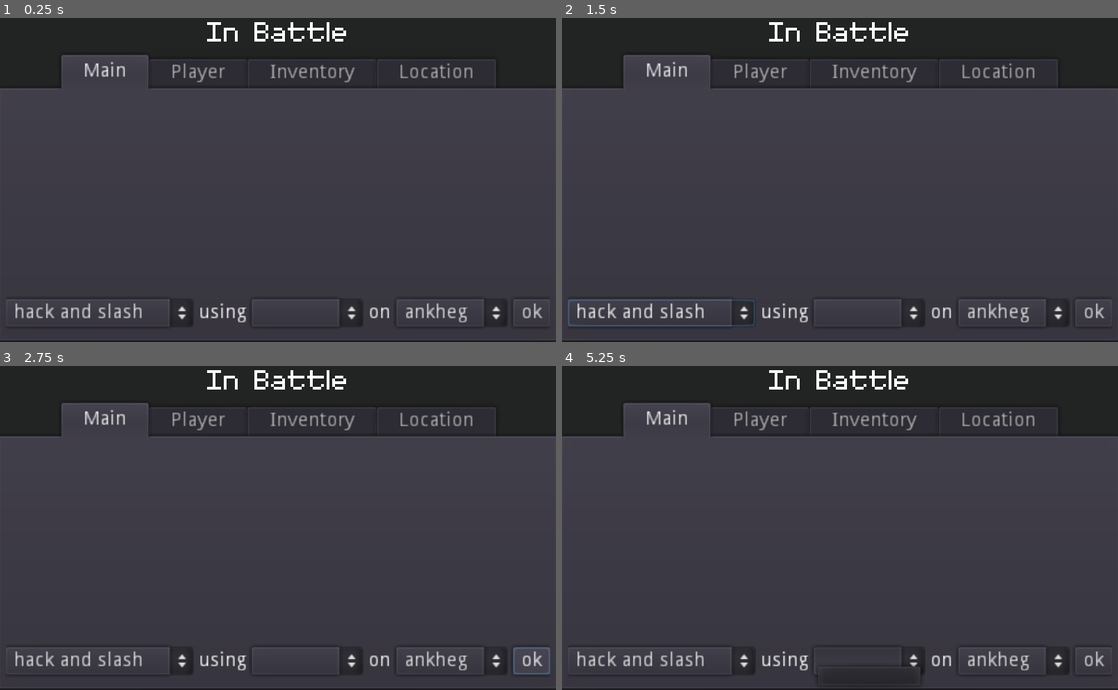
Above: before the commit, frames 1-4 (two rows, left to right).
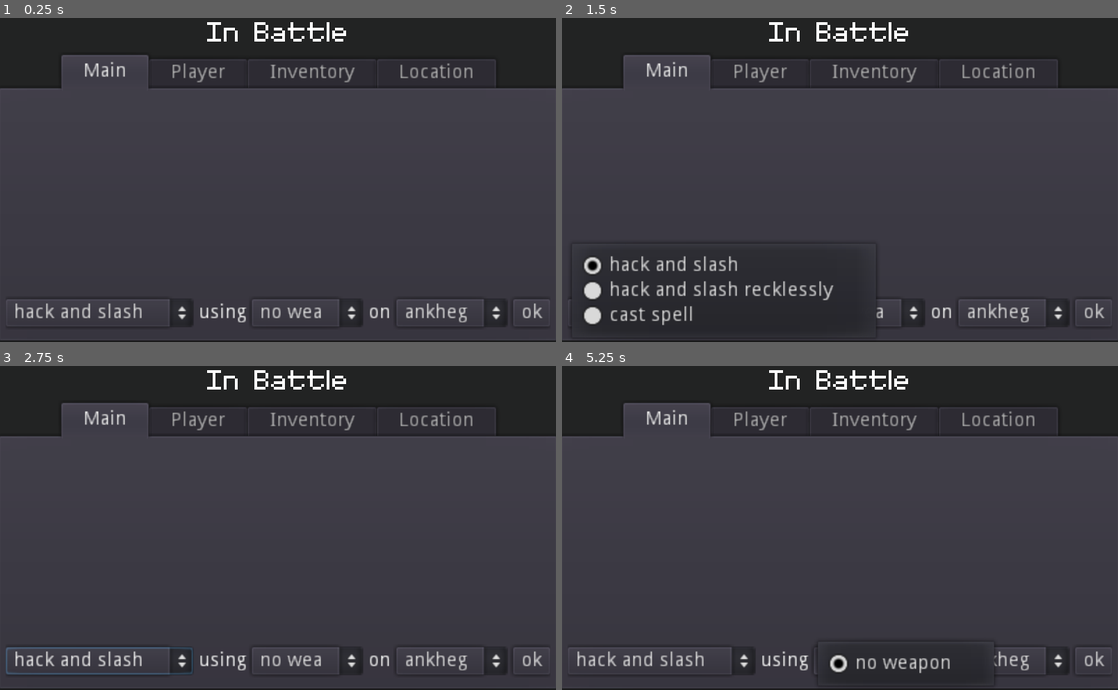
Above: after the commit, the same moments.

Repository: dyerjos/Secret-Santa-2021
Game: Godot game, scene res://Gameplay.tscn
The game is run twice, just before and just after one commit, with the same random seed, the same clock (stepped at 60 frames per second) and the same inputs. This scene is started directly instead of the project's main scene.
Inputs (mouse positions are in pixels of both pictures, inside the frame that each line leads up to):
- Up to frame 1 (0.25 s): no input
- Up to frame 2 (1.5 s): click "hack and slash" at 0.5 s; click (867, 312) at 1.25 s
- Up to frame 3 (2.75 s): click "ok" at 2 s
- Up to frame 4 (5.25 s): click "ok" at 2.75 s; click "ankheg 1 [Enemy]" at 3.5 s; click "hack and slash" at 4.25 s; click (867, 660) at 5 s

The runs differ from the first frame. In frame 1, 0.2% of the frame differs, in the area x 47-58%, y 89-93%; in frame 2, 3.5%, in the area x 1-58%, y 73-96%; in frame 3, 0.6%; in frame 4, 0.7%.
Error before the commit: Invalid get index '0' (on base: 'Array'). (res://Gameplay.gd:100)
Error after the commit: Invalid operands 'String' and 'int' in operator '>='. (res://global/Utilities.gd:43)

Commit message:
no weapon and reckless attack

Diff:
--- a/Gameplay.gd
+++ b/Gameplay.gd
@@ -88,6 +88,15 @@
 				if item.has("is_weapon") and item["is_weapon"] == true and item.has("range_tags") and (item["range_tags"].has("close") == true or item["range_tags"].has("hand") == true):
 					availabile_weapons.append(item)
 					weapon_options.add_item(item["name"])
+			availabile_weapons.append(Items.no_weapon)
+			weapon_options.add_item(Items.no_weapon["name"])
+		"hack and slash recklessly":
+			for item in CharacterSheet.player_inventory:
+				if item.has("is_weapon") and item["is_weapon"] == true and item.has("range_tags") and (item["range_tags"].has("close") == true or item["range_tags"].has("hand") == true):
+					availabile_weapons.append(item)
+					weapon_options.add_item(item["name"])
+			availabile_weapons.append(Items.no_weapon)
+			weapon_options.add_item(Items.no_weapon["name"])
 		"cast spell":
 			print("poplulating weapon options")
 			for spell in CharacterSheet.prepared_spells:
@@ -161,6 +170,11 @@
 		"hack and slash":
 			# targets, reckless=false, player_weapon_used=null
 			var reckless = false
+			assert(selected_targets != null)
+			selected_move["execute"].call_func(selected_targets, reckless, selected_weapon)
+		"hack and slash recklessly":
+			# targets, reckless=true, player_weapon_used=null
+			var reckless = true
 			assert(selected_targets != null)
 			selected_move["execute"].call_func(selected_targets, reckless, selected_weapon)
 		"volley":
@@ -275,6 +289,8 @@
 		# ----common----
 		"hack and slash":
 			using_weapon_against_target_setter(true, true, true, true)
+		"hack and slash recklessly":
+			using_weapon_against_target_setter(true, true, true, true)
 		"volley":
 			using_weapon_against_target_setter(true, true, true, true)
 		"defy danger":
@@ -344,6 +360,8 @@
 			selected_weapon = CharacterSheet.player_inventory[index]
 		"hack and slash":
 			selected_weapon = CharacterSheet.player_inventory[index]
+		"hack and slash recklessly":
+			selected_weapon = CharacterSheet.player_inventory[index]
 		"cast spell":
 			print("number of prepared_spells: %s" % CharacterSheet.prepared_spells.size())
 			selected_weapon = CharacterSheet.prepared_spells[index]
--- a/global/Items.gd
+++ b/global/Items.gd
@@ -2,6 +2,17 @@
 
 
 #TODO: add attack_tags, range_tags, is_magical, general_tags, armor_tags, needs_reloaded, is_weapon
+
+var no_weapon = {
+	"name" : "no weapon",
+	"weapon_tags": [],
+	"range_tags": ["close", "hand"],
+	"is_weapon": true,
+	"tags" : [],
+	"coin" : 0,
+	"weight": 0,
+}
+
 var spellbook = {
 	"name" : "spellbook",
 	"tags" : [],
--- a/global/Moves.gd
+++ b/global/Moves.gd
@@ -42,6 +42,12 @@
 	"name" : "hack and slash",
 	"type" : "basic",
 	"description" : "When you attack an enemy in melee",
+	"execute" : funcref(self, "hack_and_slash_fn")
+}
+var hack_and_slash_recklessly = {
+	"name" : "hack and slash recklessly",
+	"type" : "basic",
+	"description" : "When you recklessly attack an enemy in melee",
 	"execute" : funcref(self, "hack_and_slash_fn")
 }
 
@@ -601,6 +607,7 @@
 #* Comment out a move to hide from player:
 var common_moves = [
 	hack_and_slash,
+	hack_and_slash_recklessly,
 	# volley, #TODO: implement later
 	# defy_danger, #TODO: implement later
 	# defend, #TODO: implement later
@@ -660,6 +667,8 @@
 		match move["name"]:
 			# ----common----
 			"hack and slash":
+				valid_moves.append(move)
+			"hack and slash recklessly":
 				valid_moves.append(move)
 			"volley":
 				valid_moves.append(move)
